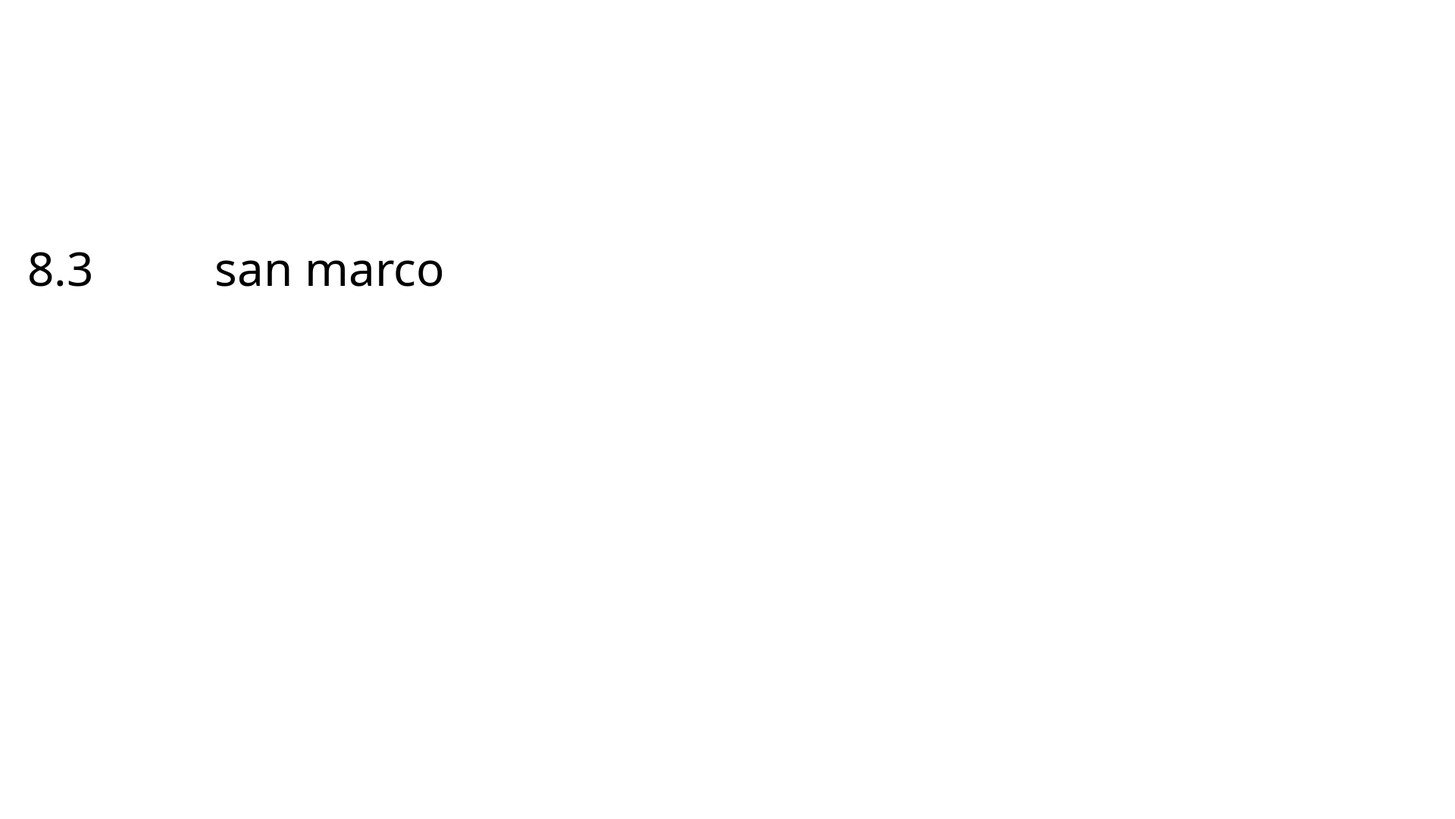
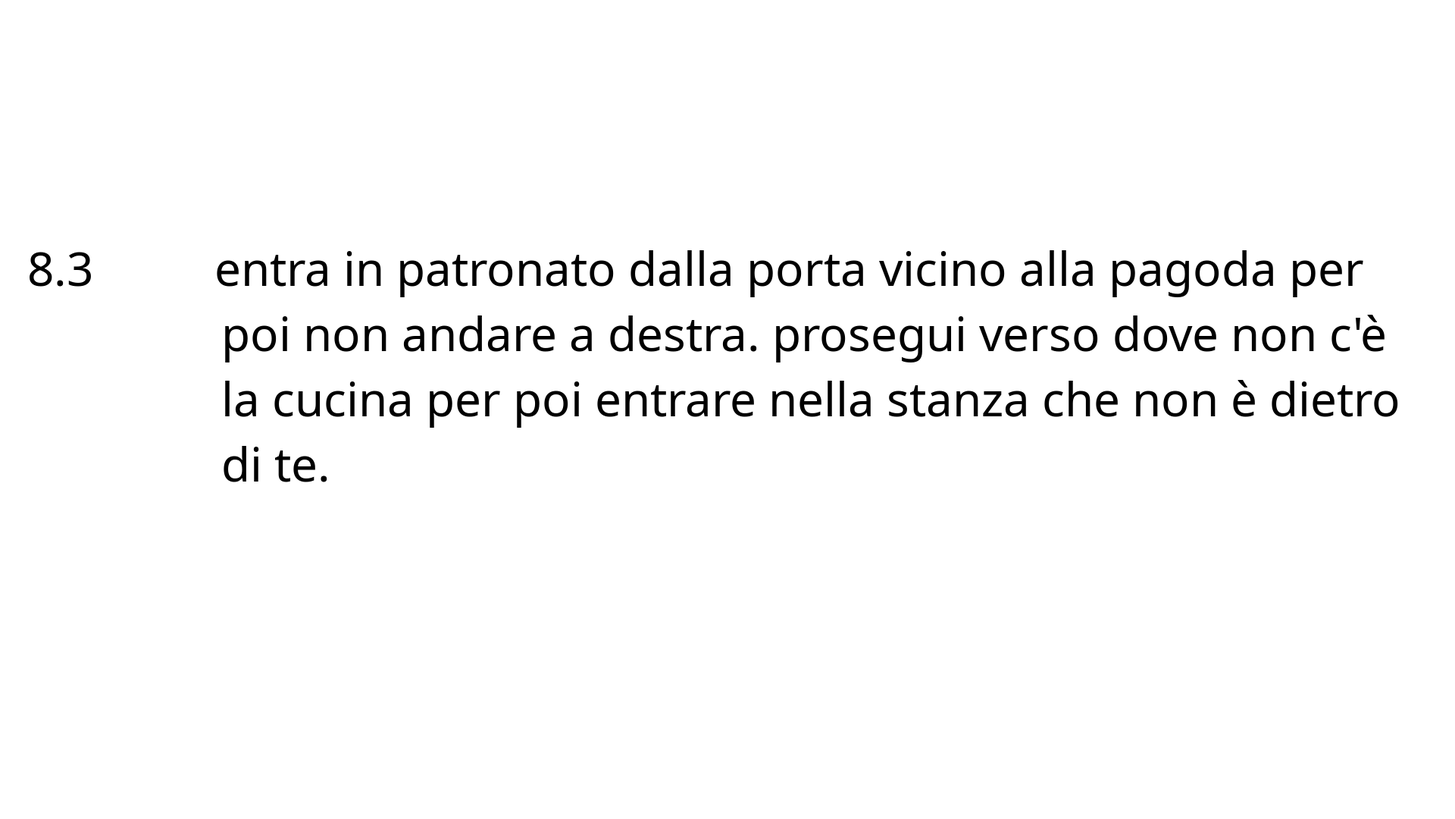
Layered file, before and after one edit (1455x819). Changes by layer:
renamed "8.3 san marco" to "8.3 entra in patronat...", painted on it over [216, 250, 1399, 483]
